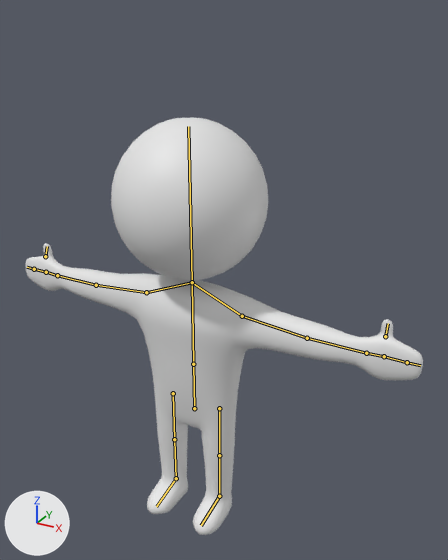
The Blender file Content/Models/Humanoid.blend: old version first, new version second.
Both versions are drawn from a 50 mm lens placed at (3.45, -5.52, 3.81), pointed at (-0.01, 0.77, 0.66). Every picture has the same lights, and +X, +Y and +Z are marked at lower left. The bones that bend it are drawn over the model as lines.

The first picture shows 'Body', 'Head'.
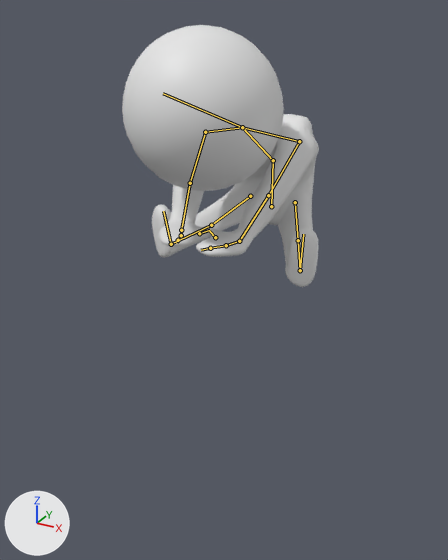
The newer file adds an action. The first version stands in its rest pose; the second is drawn at frame 30 of the action 'Battle1'.

Changed parts and their boxes (x1, y1, x2, y2) in the pictures (448 x 560 px):
'Body', posed (58% narrower, 41% shorter)
    before: (25, 243, 423, 535)
    after: (152, 114, 319, 287)
'Head', posed
    before: (111, 118, 268, 280)
    after: (122, 25, 284, 191)
bone 'LowerSpine', root to tip
    before: (194, 408) to (193, 364)
    after: (271, 206) to (273, 160)
bone 'UpperSpine', root to tip
    before: (193, 364) to (192, 282)
    after: (273, 160) to (242, 127)
bone 'UpperArm_L', root to tip
    before: (242, 316) to (307, 338)
    after: (299, 141) to (268, 195)
bone 'Wrist_L', root to tip
    before: (366, 353) to (384, 356)
    after: (239, 241) to (226, 245)
bone 'UpperArm_R', root to tip
    before: (146, 292) to (96, 285)
    after: (205, 132) to (190, 183)
bone 'Wrist_R', root to tip
    before: (57, 275) to (46, 272)
    after: (181, 230) to (181, 235)
bone 'Head', root to tip
    before: (192, 282) to (188, 126)
    after: (242, 127) to (163, 93)
bone 'UpperLeg_L', root to tip
    before: (219, 408) to (219, 455)
    after: (295, 202) to (298, 240)
bone 'LowerLeg_L', root to tip
    before: (219, 455) to (219, 496)
    after: (298, 240) to (300, 270)
bone 'Foot_L', root to tip
    before: (219, 496) to (201, 525)
    after: (300, 270) to (303, 234)
bone 'UpperLeg_R', root to tip
    before: (173, 393) to (174, 439)
    after: (250, 196) to (211, 225)
bone 'LowerLeg_R', root to tip
    before: (174, 439) to (176, 478)
    after: (211, 225) to (171, 244)
bone 'Foot_R', root to tip
    before: (176, 478) to (156, 506)
    after: (171, 244) to (163, 211)

What changed in the scene script:
```text
Change bone_lowerspine:
    where bone_lowerspine = bpy.data.objects['Humanoid'].pose.bones['LowerSpine']
    bone_lowerspine.location: (0.0, 0.0, 0.0) -> (0.0, 2.06, -2.14)
Change bone_upperspine:
    where bone_upperspine = bpy.data.objects['Humanoid'].pose.bones['UpperSpine']  # child of 'LowerSpine'
    bone_upperspine.rotation_quaternion: (1.0, 0.0, 0.0, 0.0) -> (0.878, 0.48, 0.0, 0.0)  # degrees (0, 0, 0) -> degrees (57, 0, 0)
Change bone_upperarm_l:
    where bone_upperarm_l = bpy.data.objects['Humanoid'].pose.bones['UpperArm_L']  # child of 'Shoulder_L'
    bone_upperarm_l.rotation_quaternion: (1.0, 0.0, 0.0, 0.0) -> (0.342, 0.279, 0.536, 0.719)  # degrees (0, 0, 0) -> degrees (74, -2, 128)
Change bone_wrist_l:
    where bone_wrist_l = bpy.data.objects['Humanoid'].pose.bones['Wrist_L']  # child of 'LowerArm_L'
    bone_wrist_l.rotation_quaternion: (1.0, 0.0, 0.0, 0.0) -> (0.906, -0.411, -0.1, -0.015)  # degrees (0, 0, 0) -> degrees (-49, -11, 3)
Change bone_upperarm_r:
    where bone_upperarm_r = bpy.data.objects['Humanoid'].pose.bones['UpperArm_R']  # child of 'Shoulder_R'
    bone_upperarm_r.rotation_quaternion: (1.0, 0.0, 0.0, 0.0) -> (0.35, 0.25, -0.549, -0.717)  # degrees (0, 0, 0) -> degrees (74, -1, -129)
Change bone_wrist_r:
    where bone_wrist_r = bpy.data.objects['Humanoid'].pose.bones['Wrist_R']  # child of 'LowerArm_R'
    bone_wrist_r.rotation_quaternion: (1.0, 0.0, 0.0, 0.0) -> (0.899, -0.424, 0.109, -0.013)  # degrees (0, 0, 0) -> degrees (-51, 11, -7)
Change bone_head:
    where bone_head = bpy.data.objects['Humanoid'].pose.bones['Head']  # child of 'UpperSpine'
    bone_head.rotation_quaternion: (1.0, 0.0, 0.0, 0.0) -> (0.993, 0.12, 0.0, 0.0)  # degrees (0, 0, 0) -> degrees (14, 0, 0)
Change bone_upperleg_l:
    where bone_upperleg_l = bpy.data.objects['Humanoid'].pose.bones['UpperLeg_L']  # child of 'LowerSpine'
    bone_upperleg_l.rotation_quaternion: (1.0, 0.0, 0.0, 0.0) -> (0.84, -0.184, -0.109, 0.498)  # degrees (0, 0, 0) -> degrees (-25, 0, 61)
Change bone_lowerleg_l:
    where bone_lowerleg_l = bpy.data.objects['Humanoid'].pose.bones['LowerLeg_L']  # child of 'UpperLeg_L'
    bone_lowerleg_l.rotation_quaternion: (1.0, 0.0, 0.0, 0.0) -> (0.992, 0.0, -0.052, 0.113)  # degrees (0, 0, 0) -> degrees (-1, -6, 13)
Change bone_foot_l:
    where bone_foot_l = bpy.data.objects['Humanoid'].pose.bones['Foot_L']  # child of 'LowerLeg_L'
    bone_foot_l.rotation_quaternion: (1.0, 0.0, 0.0, 0.0) -> (0.989, -0.06, -0.011, 0.133)  # degrees (0, 0, 0) -> degrees (-7, 0, 15)
Change bone_upperleg_r:
    where bone_upperleg_r = bpy.data.objects['Humanoid'].pose.bones['UpperLeg_R']  # child of 'LowerSpine'
    bone_upperleg_r.rotation_quaternion: (1.0, 0.0, 0.0, 0.0) -> (0.843, -0.202, 0.116, -0.485)  # degrees (0, 0, 0) -> degrees (-27, 0, -60)
Change bone_lowerleg_r:
    where bone_lowerleg_r = bpy.data.objects['Humanoid'].pose.bones['LowerLeg_R']  # child of 'UpperLeg_R'
    bone_lowerleg_r.rotation_quaternion: (1.0, 0.0, 0.0, 0.0) -> (0.991, 0.0, 0.06, -0.117)  # degrees (0, 0, 0) -> degrees (-1, 7, -14)
Change bone_foot_r:
    where bone_foot_r = bpy.data.objects['Humanoid'].pose.bones['Foot_R']  # child of 'LowerLeg_R'
    bone_foot_r.rotation_quaternion: (1.0, 0.0, 0.0, 0.0) -> (0.993, -0.052, 0.009, -0.104)  # degrees (0, 0, 0) -> degrees (-6, 0, -12)
```
